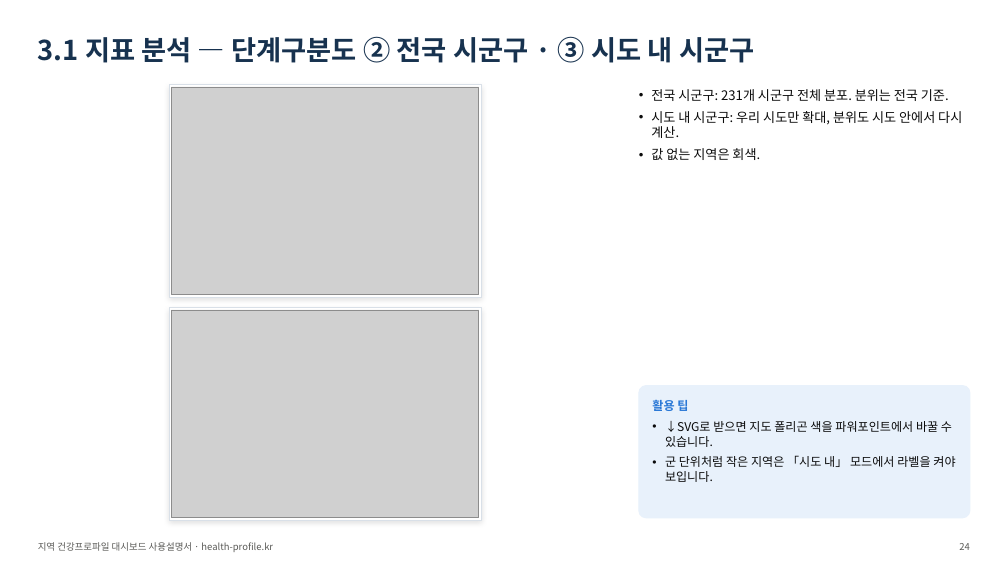
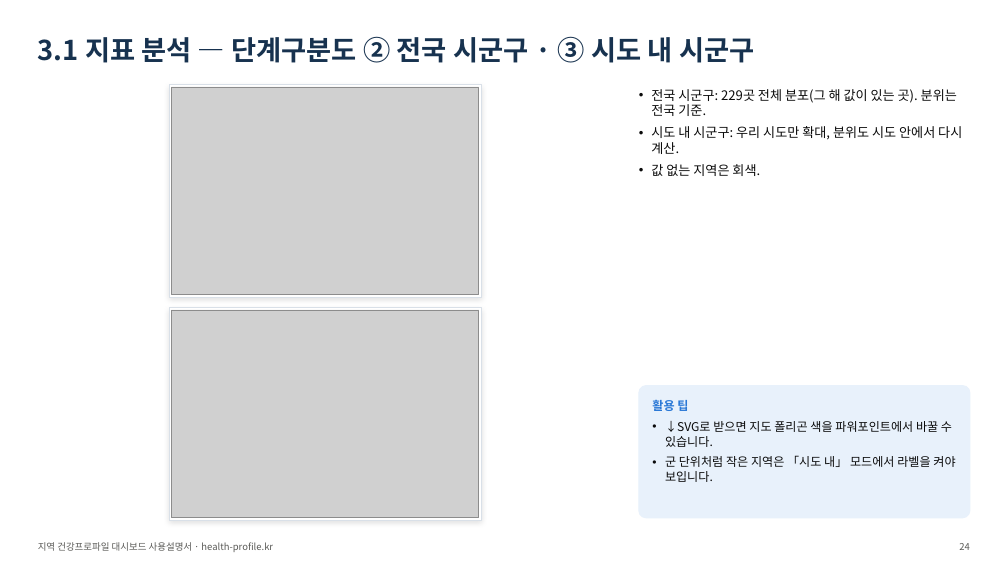
Before and after one commit to soonryu74/soonryu74.github.io, a slide deck: slide 24 of health-dashboard/docs/지역건강프로파일_대시보드_사용설명서_v1.pptx. Drawn at 1008x567 pixels with LibreOffice and Linux fonts; fonts in the diff are those of the drawing; grey boxes stand for pictures. Boxes give left, top, right and bottom in pixels: in the first picture for what was removed or moved away, otherwise in the second. Text is boxed around its words. In the diff, an @@ line names an element or a change of style, - is before the commit and + after.

```diff
--- a/health-dashboard/docs/지역건강프로파일_대시보드_사용설명서_v1.pptx
+++ b/health-dashboard/docs/지역건강프로파일_대시보드_사용설명서_v1.pptx
@@ text at (651, 89, 957, 116): text changed @@
-• 전국 시군구: 231개 시군구 전체 분포. 분위는 전국 기준.
+• 전국 시군구: 229곳 전체 분포(그 해 값이 있는 곳). 분위는 전국 기준.
```
Also in this commit, not shown: 12 other slides changed, 52 other files.
